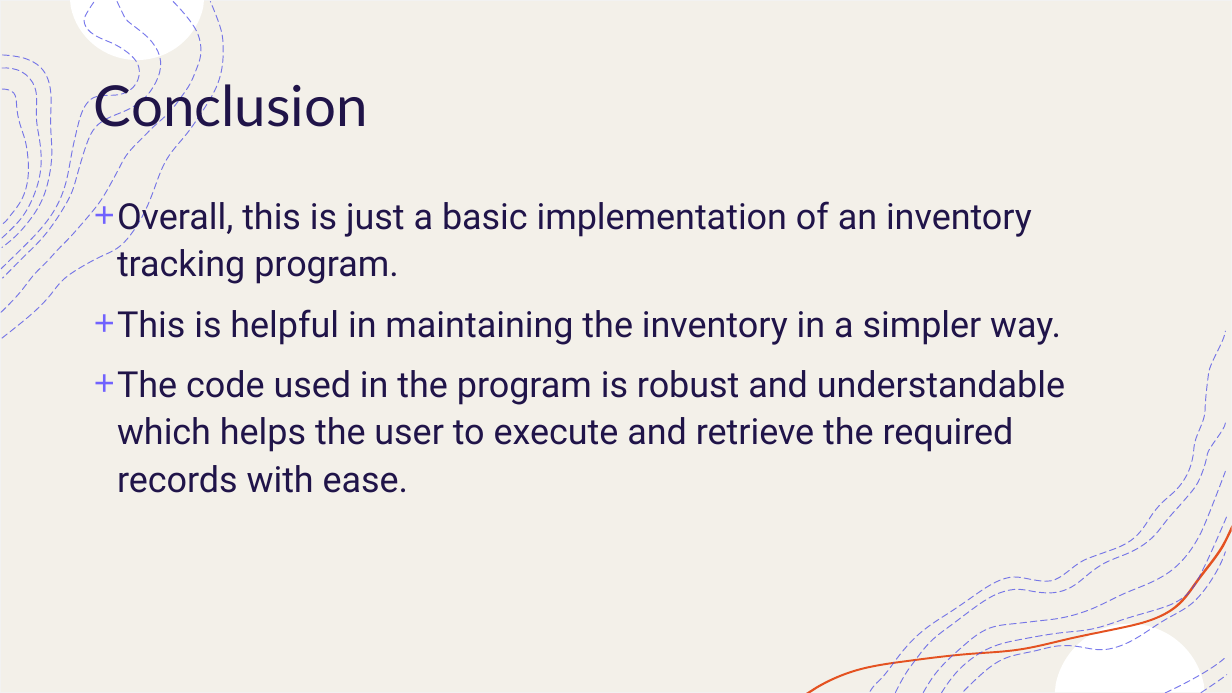
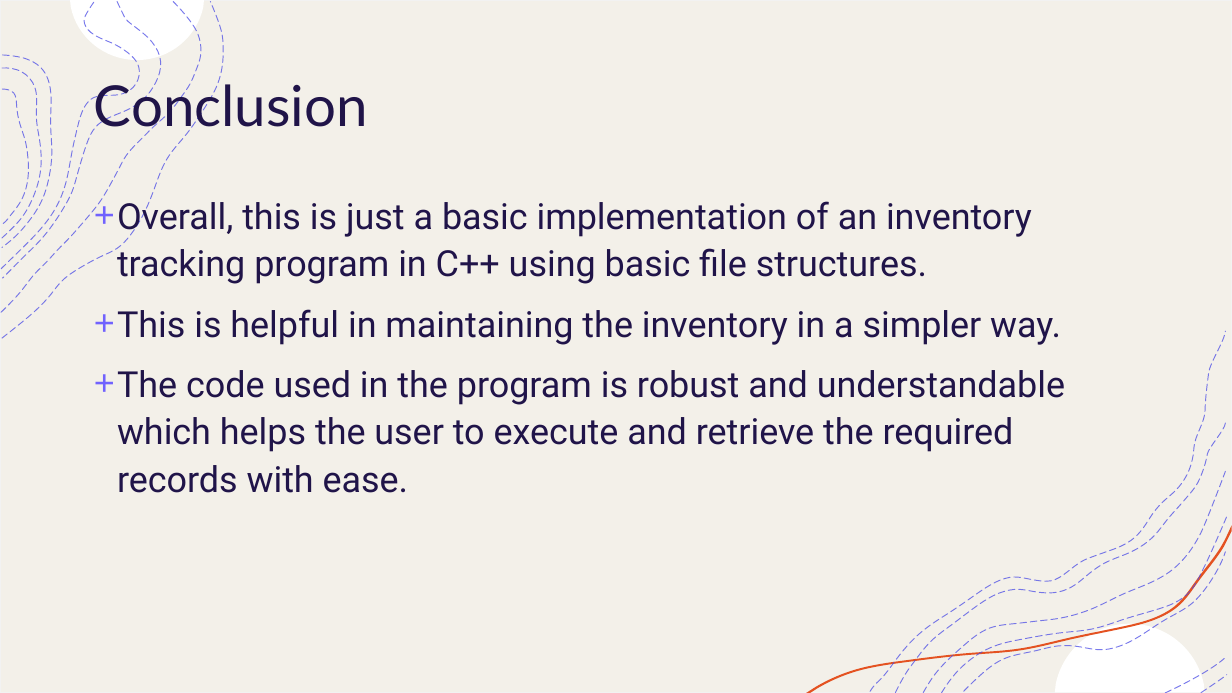
Before and after one commit to yadunandanbhat/InventoryTracker, a slide deck: slide 14 of Inventory Tracker.pptx. Drawn at 1232x693 pixels with LibreOffice and Linux fonts; fonts in the diff are those of the drawing. Boxes give left, top, right and bottom in pixels: in the first picture for what was removed or moved away, otherwise in the second. Text is boxed around its words. In the diff, an @@ line names an element or a change of style, - is before the commit and + after.

```diff
--- a/Inventory Tracker.pptx
+++ b/Inventory Tracker.pptx
@@ text at <box>117,196,1032,284</box>: text changed @@
-+ Overall, this is just a basic implementation of an inventory tracking program.
++ Overall, this is just a basic implementation of an inventory tracking program in C++ using basic file structures.
```
Also in this commit, not shown: 7 other slides changed, 4 slides added, 3 slides removed, 4 other files.
